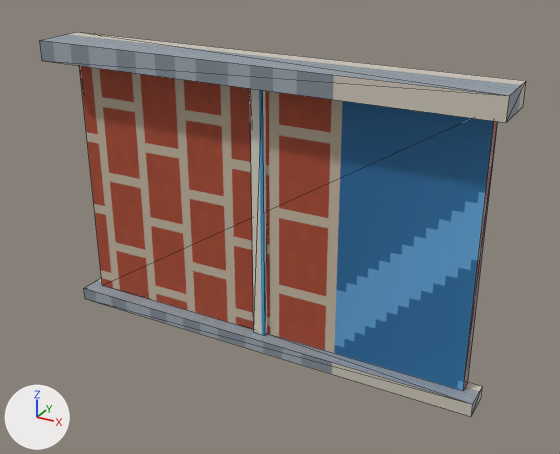
A saved change to the glTF model public/models/citykit/window-modern-lod0.glb.
The view is the same before and after, from a camera (50 mm lens) standing at (1.57, -2.72, 1.94) and looking at (0.11, -0.07, 0.62). Lighting does not change. The marker at lower left points along +X, +Y and +Z. The picture after the commit comes second. Mesh edges are drawn as thin lines. Vertices at exactly the same position are counted once.

The first picture shows 'window-modern-lod0'.
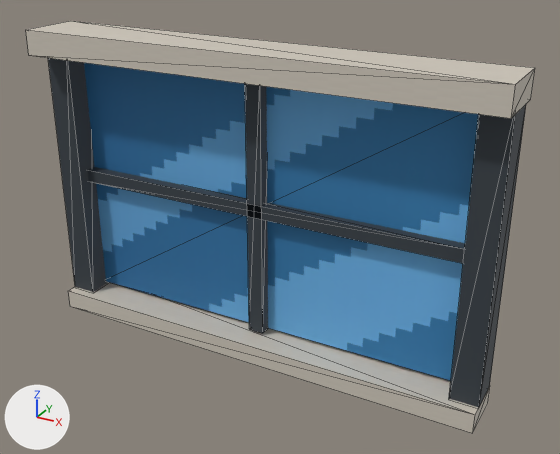
Location of each change, [x1, y1, x2, y2] in pixels of the pictures (560 x 454 px; the box of a moved part takes in the faces that stretch with it):
'window-modern-lod0', reshaped (7% taller): before [40, 32, 526, 417]; after [26, 21, 535, 433]
part 1 of me_window_modern_lod0, added: after [26, 21, 535, 118]
part 2 of me_window_modern_lod0, added: after [68, 282, 490, 433]
part 3 of me_window_modern_lod0, added: after [48, 58, 109, 292]
part 4 of me_window_modern_lod0, added: after [449, 105, 526, 407]
part 5 of me_window_modern_lod0, moved or reshaped: before [79, 66, 498, 391]; after [84, 63, 479, 381]
part 6 of me_window_modern_lod0, moved or reshaped: before [250, 89, 267, 335]; after [245, 84, 268, 333]
part 7 of me_window_modern_lod0, added: after [87, 167, 465, 263]
part 8 of me_window_modern_lod0, deleted: before [40, 32, 526, 123]
part 9 of me_window_modern_lod0, deleted: before [84, 278, 483, 417]

What the commit changed:
me_window_modern_lod0 is used by ob_window_modern_lod0.
me_window_modern_lod0 had 32 vertices, 48 faces and spanned x -1.02..1.02, y -0.2..0.04, z 0.0..1.32.
me_window_modern_lod0 now has 56 vertices, 84 faces and spans x -1.05..1.05, y -0.25..0.03, z -0.02..1.38.
me_window_modern_lod0 part 1: a new loose piece, a box spanning x -1.05..1.05, y -0.25..0.03, z 1.27..1.38, in mat_kit_atlas (picture img_kit_atlas).
me_window_modern_lod0 part 2: a new loose piece, a box spanning x -1.04..1.04, y -0.2..0.02, z -0.015..0.075, in mat_kit_atlas (picture img_kit_atlas).
me_window_modern_lod0 part 3: a new loose piece, a box spanning x -1.04..-0.92, y -0.15..0.01, z 0.07..1.29, in mat_kit_atlas (picture img_kit_atlas).
me_window_modern_lod0 part 4: a new loose piece, a box spanning x 0.92..1.04, y -0.15..0.01, z 0.07..1.29, in mat_kit_atlas (picture img_kit_atlas).
me_window_modern_lod0 part 5: the loose piece of 8 vertices spanning x -0.95..0.95, y -0.05..0.01, z 0.06..1.24 is moved by (0.0, 0.0, 0.03).
me_window_modern_lod0 part 6: the loose piece of 8 vertices spanning x -0.03..0.03, y -0.07..-0.01, z 0.06..1.24 is moved by (0.0, -0.02, 0.03).
me_window_modern_lod0 part 7: a new loose piece, a box spanning x -0.94..0.94, y -0.1..-0.02, z 0.65..0.71, in mat_kit_atlas (picture img_kit_atlas).
me_window_modern_lod0 part 8: the loose piece of 8 vertices spanning x -1.02..1.02, y -0.2..0.04, z 1.24..1.32 is deleted.
me_window_modern_lod0 part 9: the loose piece of 8 vertices spanning x -1.01..1.01, y -0.12..0.02, z 0.0..0.06 is deleted.
